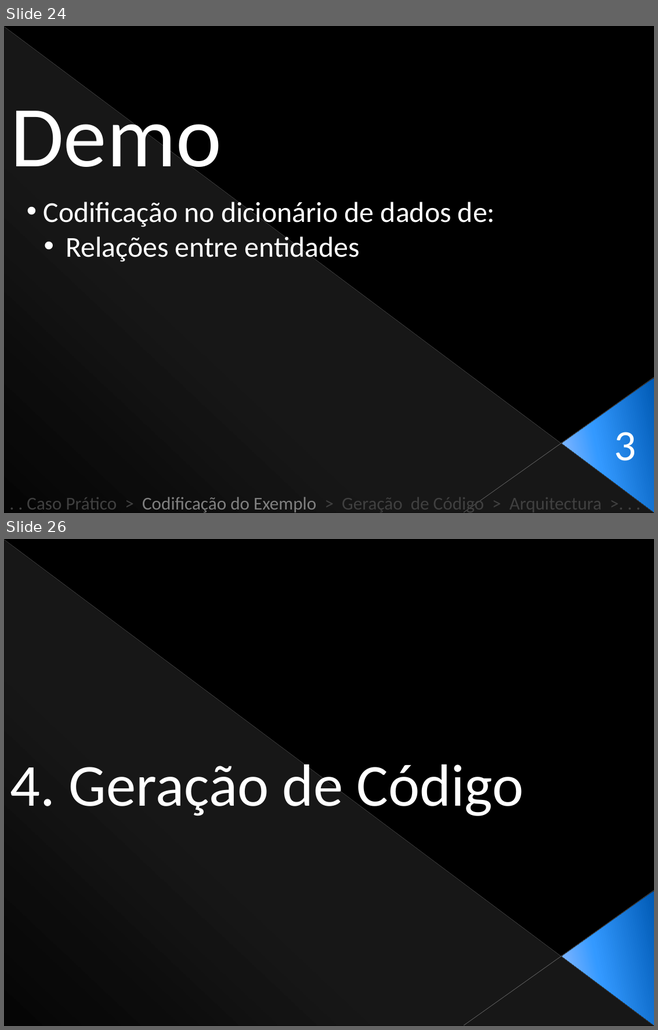
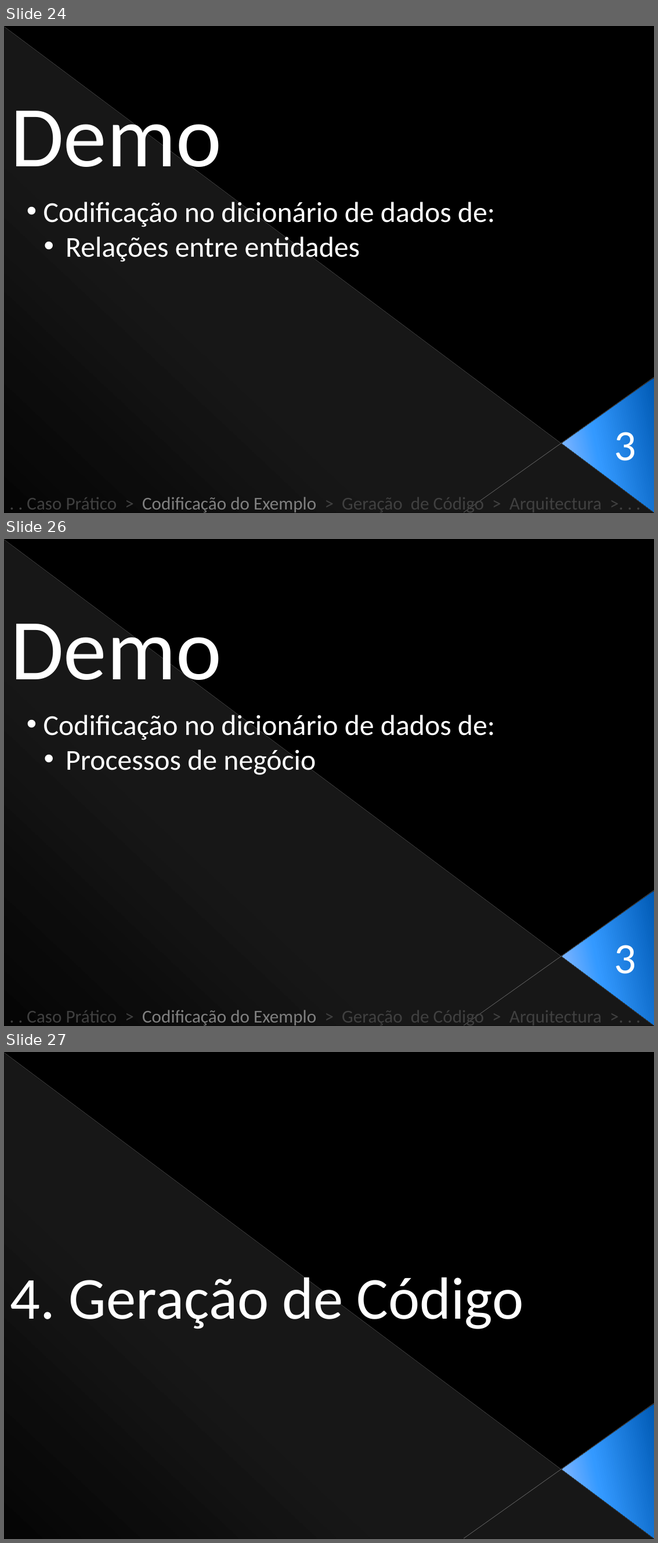
Before and after one commit to Netivski/projectoseminario, a slide deck: Apresentação Final/Presentation Sketch.pptx. Shown one above the other, each under a label of ours: slides 24 and 26 before the commit, slides 24, 26 and 27 after it; the slides between them are not shown. The pictures are 658x1030 and 658x1543 pixels, drawn with LibreOffice and Linux fonts; fonts in the diff are those of the drawing. Boxes give left, top, right and bottom in pixels: in the first picture for what was removed or moved away, otherwise in the second. Text is boxed around its words. In the diff, an @@ line names an element or a change of style, - is before the commit and + after.

```diff
--- a/Apresentação Final/Presentation Sketch.pptx
+++ b/Apresentação Final/Presentation Sketch.pptx
@@ slide 26 added at (x1=4, y1=539, x2=654, y2=1026), background #000000; not listed: 4 template elements that a slide beside it also shows @@
@@ text added at (x1=10, y1=624, x2=221, y2=699), 96 pt, text #FFFFFF @@
+Demo
@@ text added at (x1=43, y1=711, x2=495, y2=775), 32 pt, text #FFFFFF @@
+• Codificação no dicionário de dados de:
+  • Processos de negócio
@@ text added at (x1=614, y1=945, x2=636, y2=974), 48 pt, text #FFFFFF @@
+3
@@ text added at (x1=27, y1=1010, x2=601, y2=1026), 20 pt, text #404040 @@
+. . Caso Prático > Codificação do Exemplo > Geração de Código > Arquitectura >. . .
@@ what was slide 26 is now slide 27 @@
```
Also in this commit, not shown: 6 slides changed.
